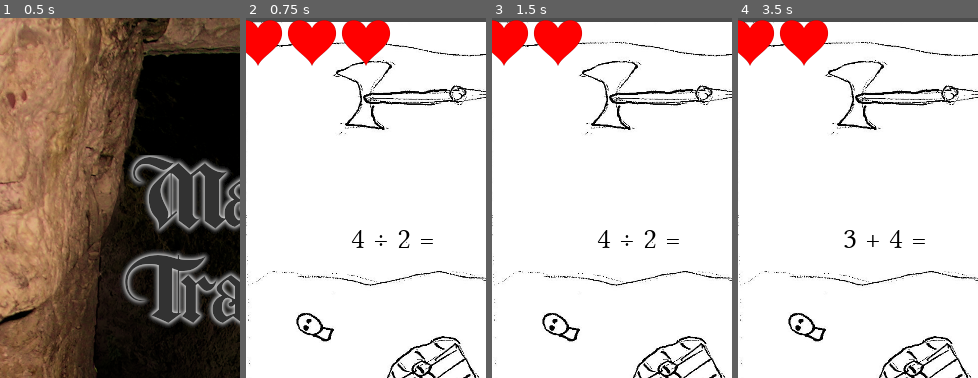
Above: before the commit, frames 1-4 (left to right).
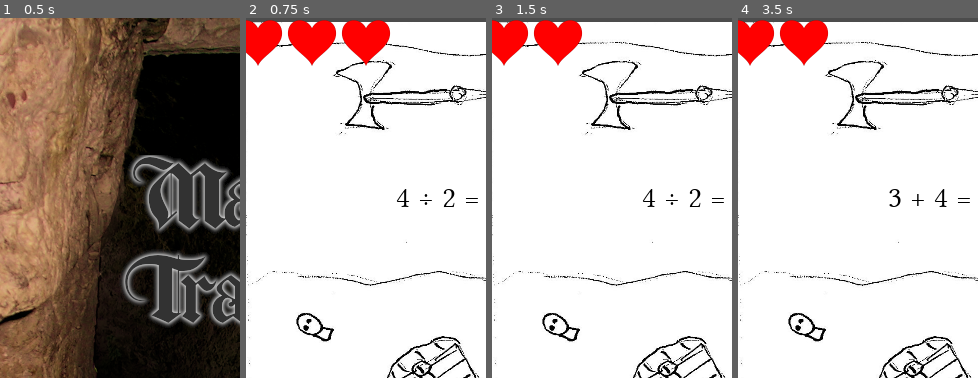
Above: after the commit, the same moments.

Repository: the-g-force/FamJam-May2020
Game: Godot game, scene res://src/TitleScene.tscn
Same seed, same stepped clock (60 frames per second), same inputs: the game is played once before the commit and once after it.
Inputs:
- Up to frame 1 (0.5 s): no input
- Up to frame 2 (0.75 s): click "Start" at 0.5 s
- Up to frame 3 (1.5 s): click "OK" at 1.25 s
- Up to frame 4 (3.5 s): tap Enter at 2 s; tap Space at 2.75 s
The pictures show only the part of the screen within x 3-53%, y 0-50%; the shares and areas given below are measured in that part.

Frame 1 is identical in both runs. In frame 2, 0.5% of the frame differs, in the area x 44-97%, y 47-64%; in frame 3, 0.5%; in frame 4, 0.6%.

Commit message:
Align problem and answer using an hbox
Other refactorings were also done here, to improve scriptability.

Diff:
--- a/project/src/DefaultScene.gd
+++ b/project/src/DefaultScene.gd
@@ -1,23 +1,23 @@
 extends Control
 
-var _problem
 var _death_scene := preload("res://src/DeathScene.tscn")
 
-onready var answer_label : Answer = $Answer
+onready var _answer : Answer = $HBoxContainer/Answer
+onready var _problem = $HBoxContainer/ProblemGenerator
 onready var _feedback : Label = $Label
 onready var _feedback_animatior : AnimationPlayer = $AnimationPlayer
 
 
 func _on_OnScreenKeyboard_number_pressed(number):
-	answer_label.add_character(number)
+	_answer.add_character(number)
 
 
 func _on_OnScreenKeyboard_backspace_pressed():
-	answer_label.backspace()
+	_answer.backspace()
 
 
 func _on_OnScreenKeyboard_ok_pressed():
-	if $Answer/Label.text == str($ProblemGenerator.problem):
+	if _answer.text == str(_problem.problem):
 		_feedback.text = "SUCCESS \n You disable the trap and pass through safely."
 	else:
 		_feedback.text = "FAIL \n You fail to disable the trap. As you pass, it triggers."
@@ -28,8 +28,8 @@
 
 func _on_AnimationPlayer_animation_finished(_anim_name):
 	$OnScreenKeyboard.disabled = false
-	$Answer/Label.text = ""
+	_answer.text = ""
 	if $HealthTracker.health > 0:
-		$ProblemGenerator.generate()
+		_problem.generate()
 	else:
 		var _ignored = get_tree().change_scene_to(_death_scene)
--- a/project/src/DefaultScene.tscn
+++ b/project/src/DefaultScene.tscn
@@ -42,26 +42,6 @@
 
 [node name="OnScreenKeyboard" parent="." instance=ExtResource( 1 )]
 
-[node name="Answer" parent="." instance=ExtResource( 3 )]
-anchor_left = 0.0
-anchor_top = 0.0
-anchor_right = 0.0
-anchor_bottom = 0.0
-margin_left = 229.835
-margin_top = 199.231
-margin_right = 229.835
-margin_bottom = 239.231
-
-[node name="ProblemGenerator" parent="." instance=ExtResource( 4 )]
-anchor_left = 0.0
-anchor_top = 0.0
-anchor_right = 0.0
-anchor_bottom = 0.0
-margin_left = 174.435
-margin_top = 198.261
-margin_right = 174.435
-margin_bottom = 238.261
-
 [node name="Label" type="Label" parent="."]
 modulate = Color( 1, 1, 1, 0 )
 margin_left = 254.835
@@ -80,6 +60,33 @@
 anims/WIN = SubResource( 2 )
 
 [node name="HealthTracker" parent="." instance=ExtResource( 6 )]
+
+[node name="HBoxContainer" type="HBoxContainer" parent="."]
+margin_left = 254.835
+margin_top = 158.829
+margin_right = 294.835
+margin_bottom = 198.829
+__meta__ = {
+"_edit_group_": true,
+"_edit_use_anchors_": false
+}
+
+[node name="ProblemGenerator" parent="HBoxContainer" instance=ExtResource( 4 )]
+anchor_left = 0.0
+anchor_top = 0.0
+anchor_right = 0.0
+anchor_bottom = 0.0
+margin_bottom = 40.0
+
+[node name="Answer" parent="HBoxContainer" instance=ExtResource( 3 )]
+anchor_left = 0.0
+anchor_top = 0.0
+anchor_right = 0.0
+anchor_bottom = 0.0
+margin_left = 4.0
+margin_top = 0.0
+margin_right = 4.0
+margin_bottom = 40.0
 [connection signal="backspace_pressed" from="OnScreenKeyboard" to="." method="_on_OnScreenKeyboard_backspace_pressed"]
 [connection signal="number_pressed" from="OnScreenKeyboard" to="." method="_on_OnScreenKeyboard_number_pressed"]
 [connection signal="ok_pressed" from="OnScreenKeyboard" to="." method="_on_OnScreenKeyboard_ok_pressed"]
--- a/project/src/DynamicNumberLabel.gd
+++ b/project/src/DynamicNumberLabel.gd
@@ -1,5 +1,7 @@
 extends Control
 class_name Answer
+
+var text : String setget _set_text, _get_text
 
 onready var _answer : Label = $Label
 signal answer_changed(answer)
@@ -14,3 +16,9 @@
 	var last_cha = _answer.text.length()
 	_answer.text = _answer.text.substr(0, last_cha-1)
 	emit_signal("answer_changed", _answer.text)
+
+func _set_text(value):
+	$Label.text = value
+
+func _get_text():
+	return $Label.text
--- a/project/src/DynamicNumberLabel.tscn
+++ b/project/src/DynamicNumberLabel.tscn
@@ -22,10 +22,7 @@
 anchor_top = 0.5
 anchor_right = 0.5
 anchor_bottom = 0.5
-margin_left = -25.0
-margin_top = -15.5
-margin_right = 25.0
-margin_bottom = 15.5
+grow_vertical = 2
 theme = ExtResource( 2 )
 custom_colors/font_color = Color( 0, 0, 0, 1 )
 __meta__ = {
--- a/project/src/ProblemGenerator.tscn
+++ b/project/src/ProblemGenerator.tscn
@@ -19,12 +19,12 @@
 anchor_right = 0.5
 anchor_bottom = 0.5
 margin_left = -56.0
-margin_top = -15.5
-margin_right = 56.0
-margin_bottom = 15.5
+grow_horizontal = 0
+grow_vertical = 2
 theme = ExtResource( 2 )
 custom_colors/font_color = Color( 0, 0, 0, 1 )
 text = "problem"
+align = 2
 __meta__ = {
 "_edit_use_anchors_": false
 }
